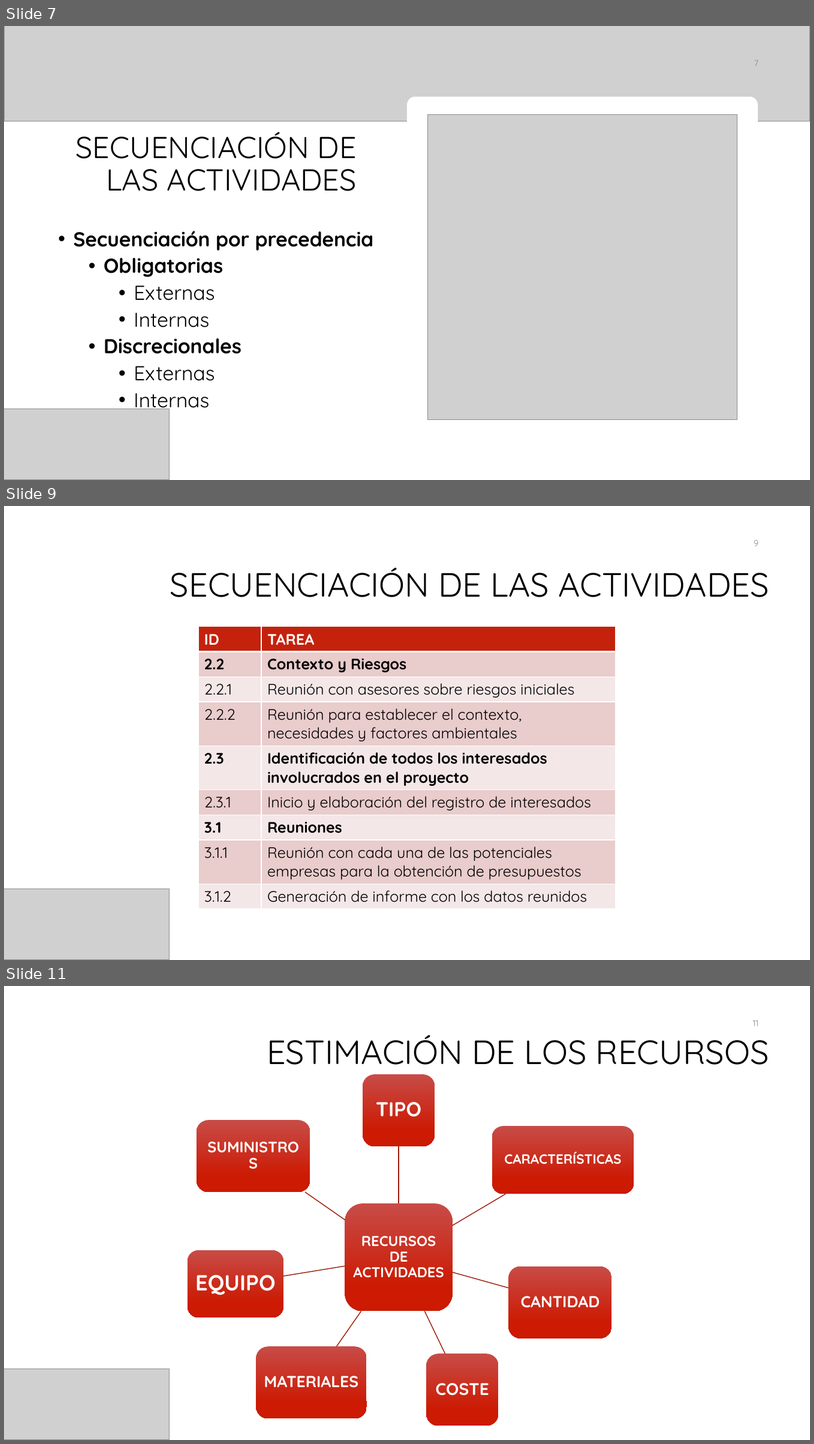
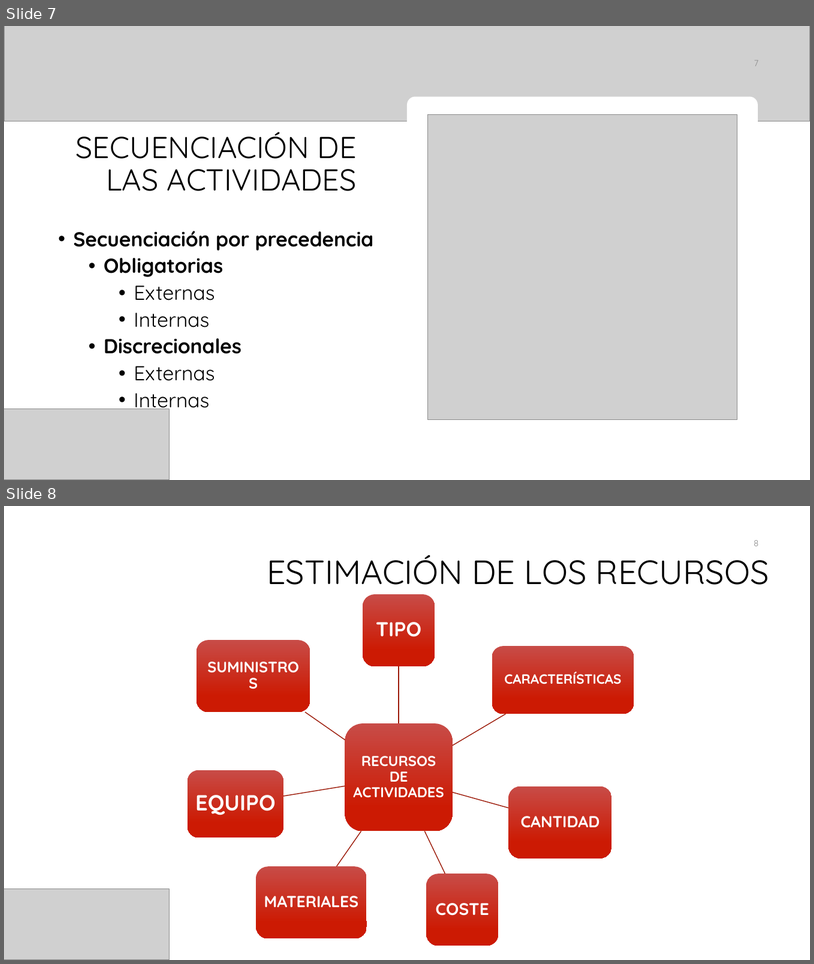
Before and after one commit to galledohm/Gestion_Proyectos, a slide deck: Documentos_generados/2.Gestion del tiempo/Presentación2.pptx. Shown one above the other, each under a label of ours: slides 7, 9 and 11 before the commit, slides 7 and 8 after it; the slides between them are not shown. The pictures are 814x1444 and 814x964 pixels, drawn with LibreOffice and Linux fonts; fonts in the diff are those of the drawing; grey boxes stand for pictures; background and template pictures are left out. Boxes give left, top, right and bottom in pixels: in the first picture for what was removed or moved away, otherwise in the second. Text is boxed around its words. In the diff, an @@ line names an element or a change of style, - is before the commit and + after.

```diff
--- a/Documentos_generados/2.Gestion del tiempo/Presentación2.pptx
+++ b/Documentos_generados/2.Gestion del tiempo/Presentación2.pptx
@@ slide 9 removed at (4, 506, 810, 960), background #FFFFFF @@
@@ page number removed at (754, 540, 759, 546) @@
-9
@@ title removed at (170, 567, 770, 597) @@
-SECUENCIACIÓN DE LAS ACTIVIDADES
@@ table removed at (198, 627, 615, 904), 9 rows, 2 columns @@
-ID | TAREA
-2.2 | Contexto y Riesgos
-2.2.1 | Reunión con asesores sobre riesgos iniciales
-2.2.2 | Reunión para establecer el contexto, necesidades y factores ambientales
-2.3 | Identificación de todos los interesados involucrados en el proyecto
-2.3.1 | Inicio y elaboración del registro de interesados
-3.1 | Reuniones
-3.1.1 | Reunión con cada una de las potenciales empresas para la obtención de presupuestos
-3.1.2 | Generación de informe con los datos reunidos
@@ picture removed at (4, 889, 170, 960) @@
@@ what was slide 11 is now slide 8 @@
@@ page number at (754, 540, 759, 546): text changed @@
-11
+8
```
Also in this commit, not shown: 1 slide changed, 2 other slides removed, 1 other file.
